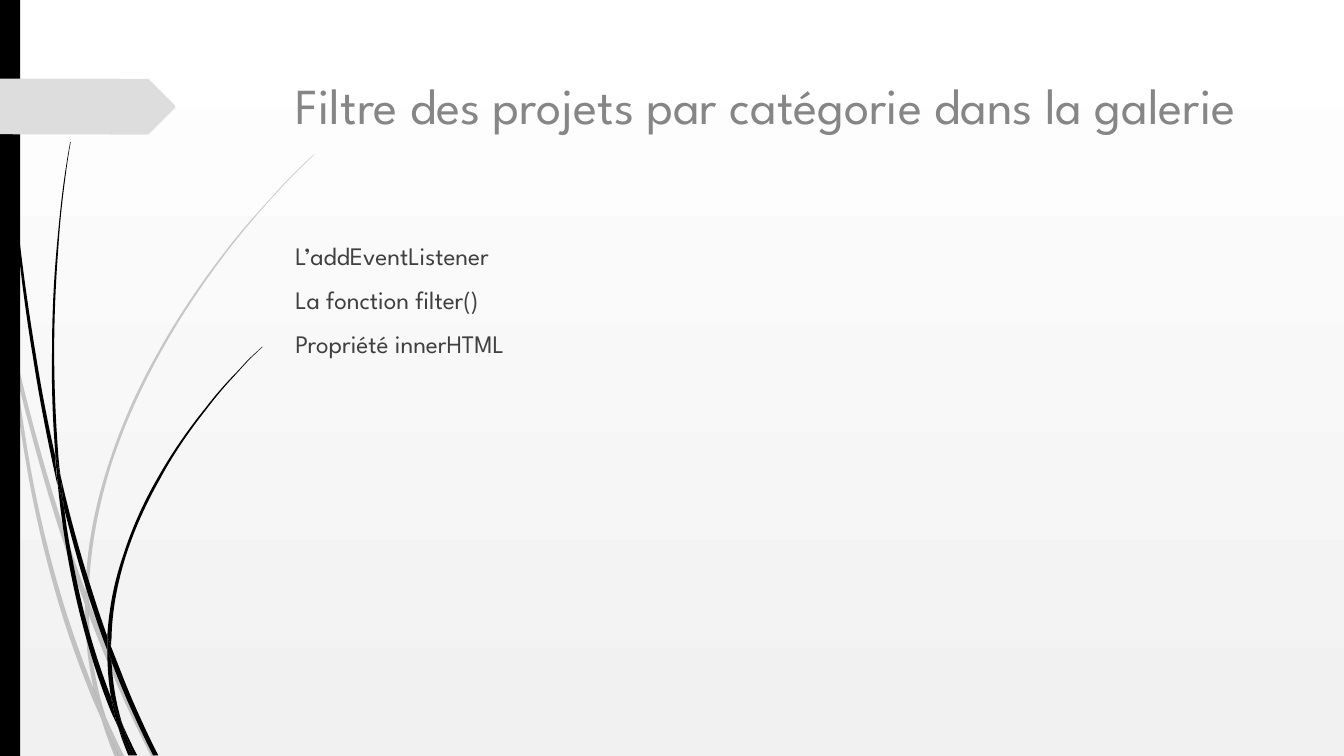
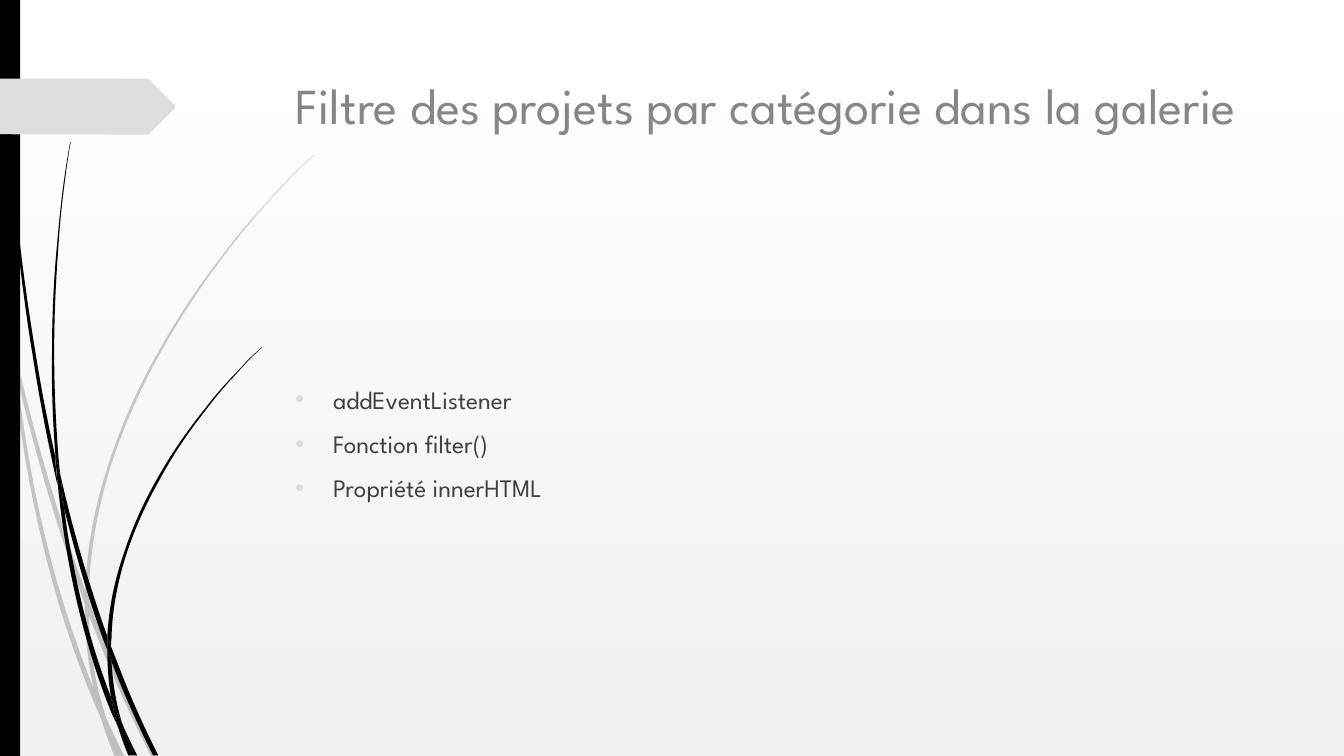
Before and after one commit to Oleome/Portfolio-architecte-sophie-bluel, a slide deck: slide 4 of Projet 3.ppt. Drawn at 1344x756 pixels with LibreOffice and Linux fonts; fonts in the diff are those of the drawing. Boxes give left, top, right and bottom in pixels: in the first picture for what was removed or moved away, otherwise in the second. Text is boxed around its words. In the diff, an @@ line names an element or a change of style, - is before the commit and + after.

```diff
--- a/Projet 3.ppt
+++ b/Projet 3.ppt
@@ text "addEventListener" at (333, 391, 542, 503): vertical alignment top to middle @@
@@ text at (333, 391, 511, 458): text changed @@
-L’addEventListener
-La fonction filter()
+• addEventListener
+• Fonction filter()
@@ text at (333, 480, 542, 503): bullet none to • @@
```
Also in this commit, not shown: 7 other slides changed.
